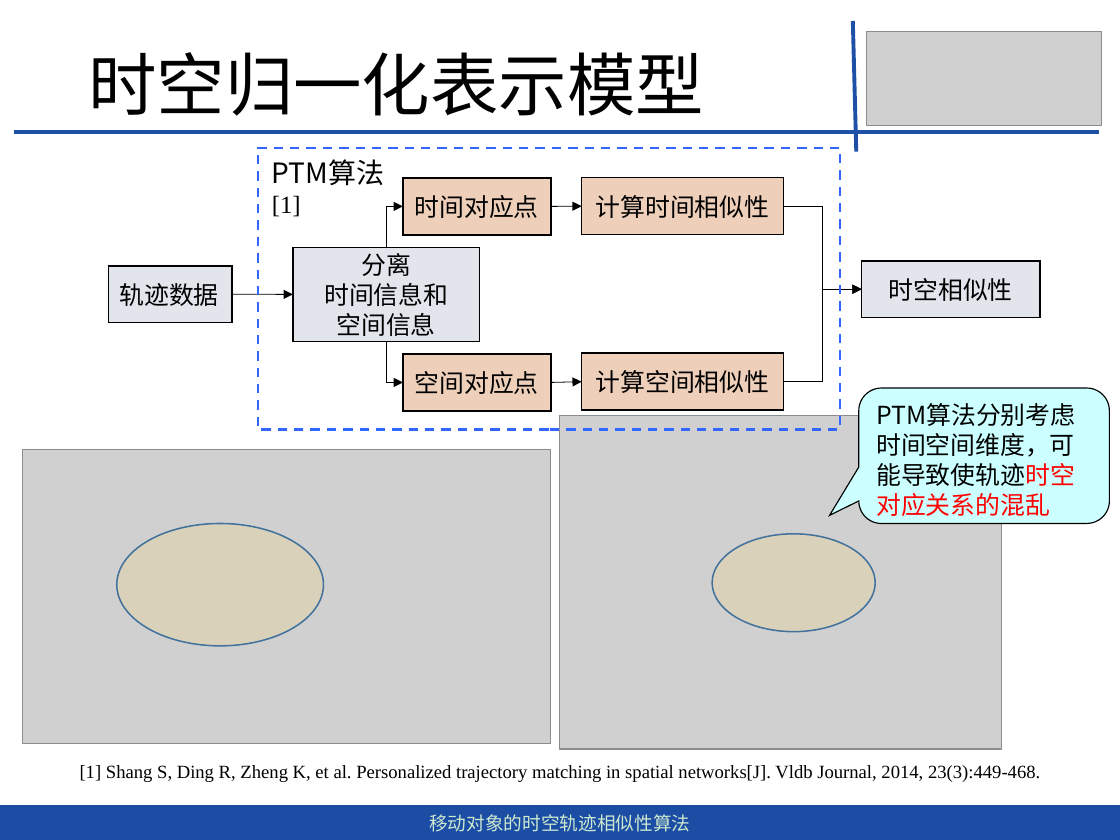
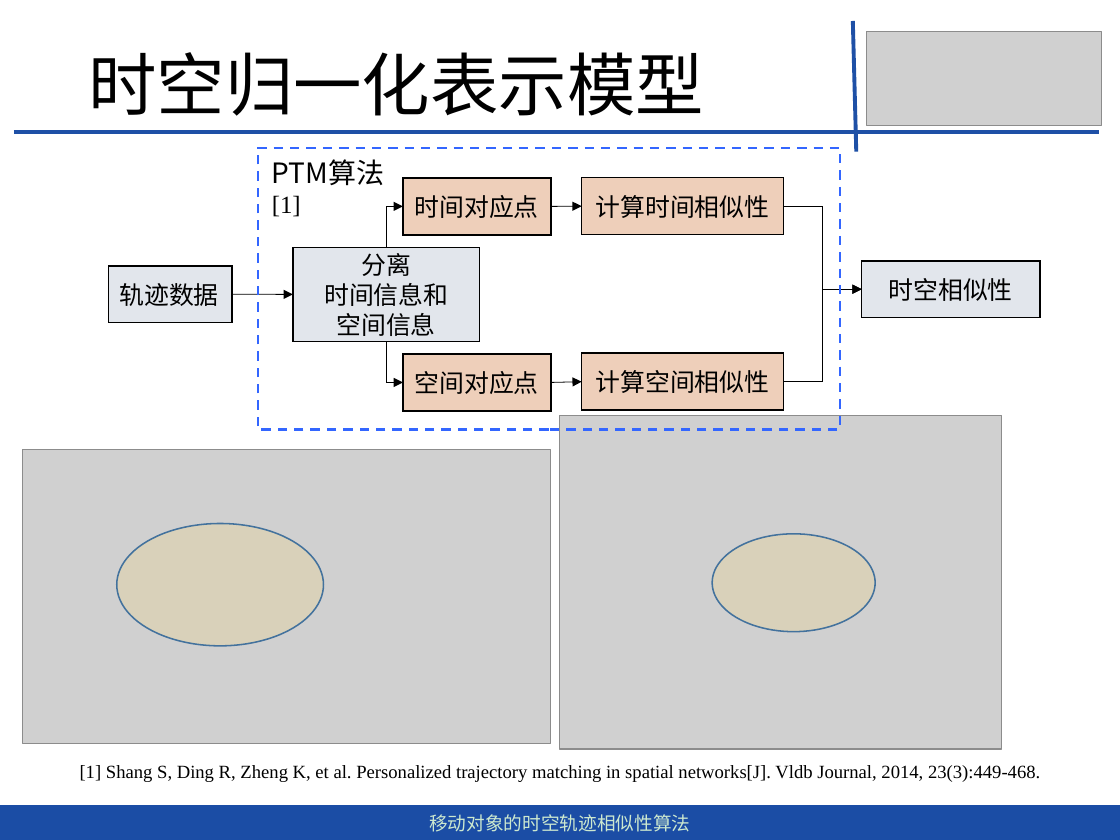
Before and after one commit to dingguangwei/biyelunwen, a slide deck: slide 8 of 移动对象的时空轨迹相似性查询算法-丁光伟-第2版.pptx. Drawn at 1120x840 pixels with LibreOffice and Linux fonts; fonts in the diff are those of the drawing; grey boxes stand for pictures. Boxes give left, top, right and bottom in pixels: in the first picture for what was removed or moved away, otherwise in the second. Text is boxed around its words. In the diff, an @@ line names an element or a change of style, - is before the commit and + after.

```diff
--- a/移动对象的时空轨迹相似性查询算法-丁光伟-第2版.pptx
+++ b/移动对象的时空轨迹相似性查询算法-丁光伟-第2版.pptx
@@ rounded speech box removed at [859,388,1110,523] @@
-PTM算法分别考虑时间空间维度，可能导致使轨迹时空对应关系的混乱
```
Also in this commit, not shown: 18 other slides changed, 3 slides added, 1 slide removed, 4 other files.
